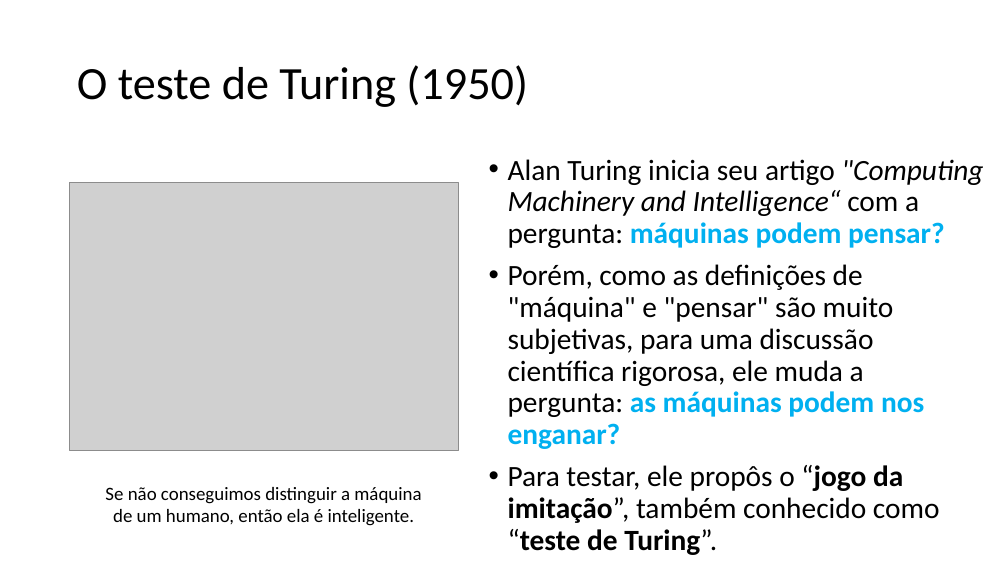
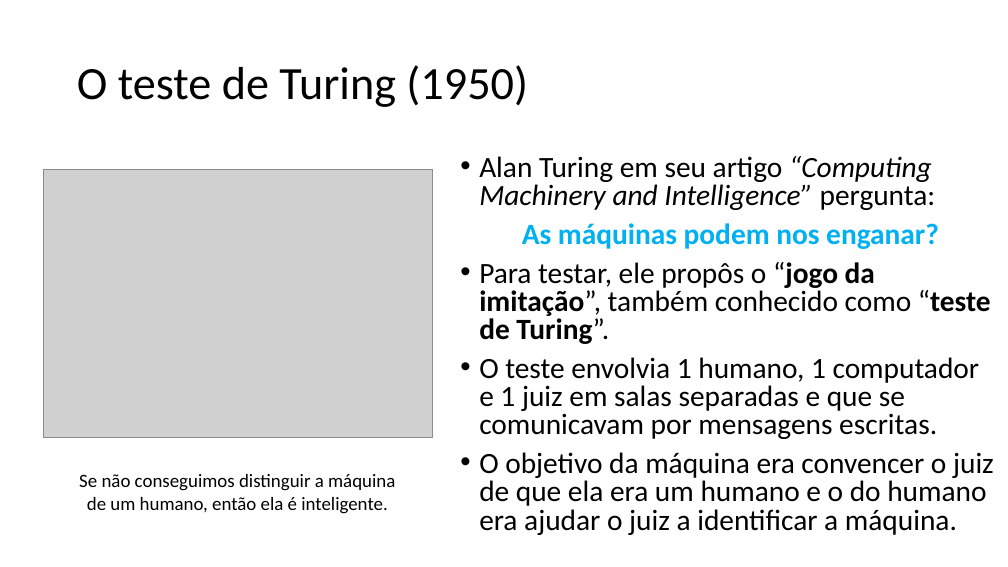
Before and after one commit to zz4fap/c24_inteligencia_artificial, a slide deck: slide 17 of slides/C24_Introdução.pptx (slide 16 before the commit). Drawn at 1008x567 pixels with LibreOffice and Linux fonts; fonts in the diff are those of the drawing; grey boxes stand for pictures. Boxes give left, top, right and bottom in pixels: in the first picture for what was removed or moved away, otherwise in the second. Text is boxed around its words. In the diff, an @@ line names an element or a change of style, - is before the commit and + after.

Commit message:
update of slides

```diff
--- a/slides/C24_Introdução.pptx
+++ b/slides/C24_Introdução.pptx
@@ picture moved from (x1=70, y1=182, x2=459, y2=451) to (x1=43, y1=169, x2=433, y2=438) @@
@@ text "Alan Turing em seu artigo ..." moved from (x1=508, y1=159, x2=983, y2=555) to (x1=479, y1=156, x2=994, y2=535) @@
@@ text at (x1=479, y1=156, x2=939, y2=249): text changed @@
-• Alan Turing inicia seu artigo "Computing Machinery and Intelligence“ com a pergunta: máquinas podem pensar?
-• Porém, como as definições de "máquina" e "pensar" são muito subjetivas, para uma discussão científica rigorosa, ele muda a pergunta: as máquinas podem nos enganar?
+• Alan Turing em seu artigo “Computing Machinery and Intelligence” pergunta:
+As máquinas podem nos enganar?
@@ text at (x1=479, y1=262, x2=991, y2=344): line spacing 0.9 to 0.8 @@
@@ text at (x1=479, y1=357, x2=994, y2=535): paragraphs added @@
+• O teste envolvia 1 humano, 1 computador e 1 juiz em salas separadas e que se comunicavam por mensagens escritas.
+• O objetivo da máquina era convencer o juiz de que ela era um humano e o do humano era ajudar o juiz a identificar a máquina.
@@ text "Se não conseguimos distinguir a ..." moved from (x1=105, y1=487, x2=421, y2=526) to (x1=79, y1=474, x2=395, y2=514) @@
```
Also in this commit, not shown: 33 other slides changed, 3 slides added, 1 other file.
